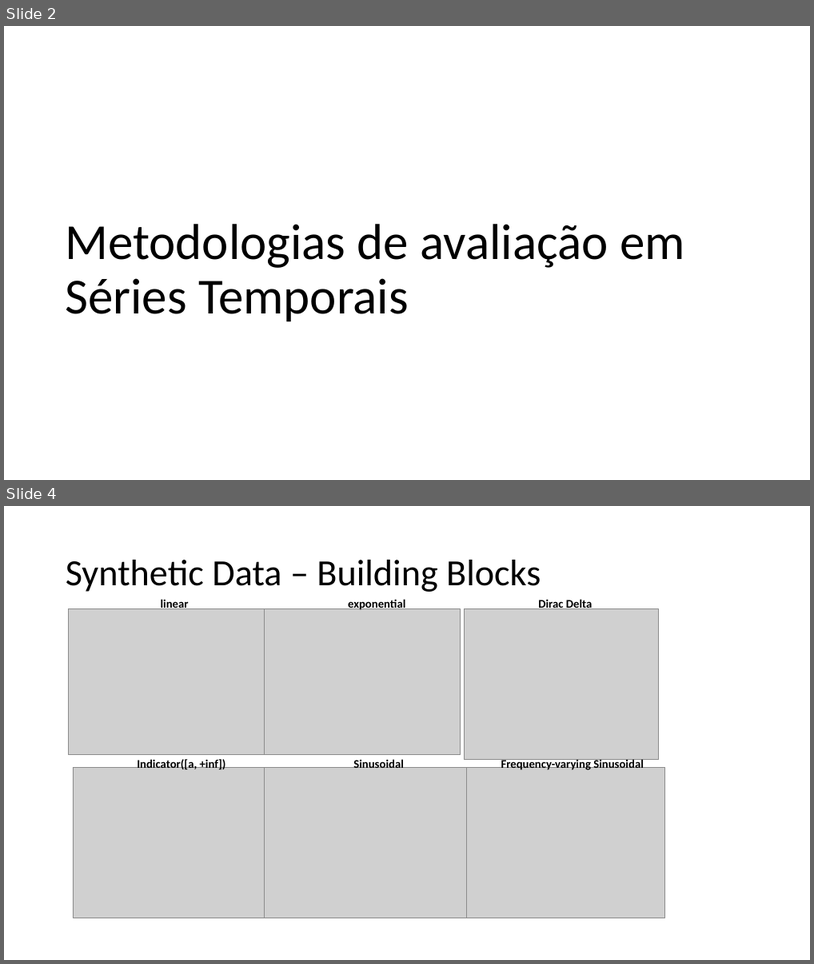
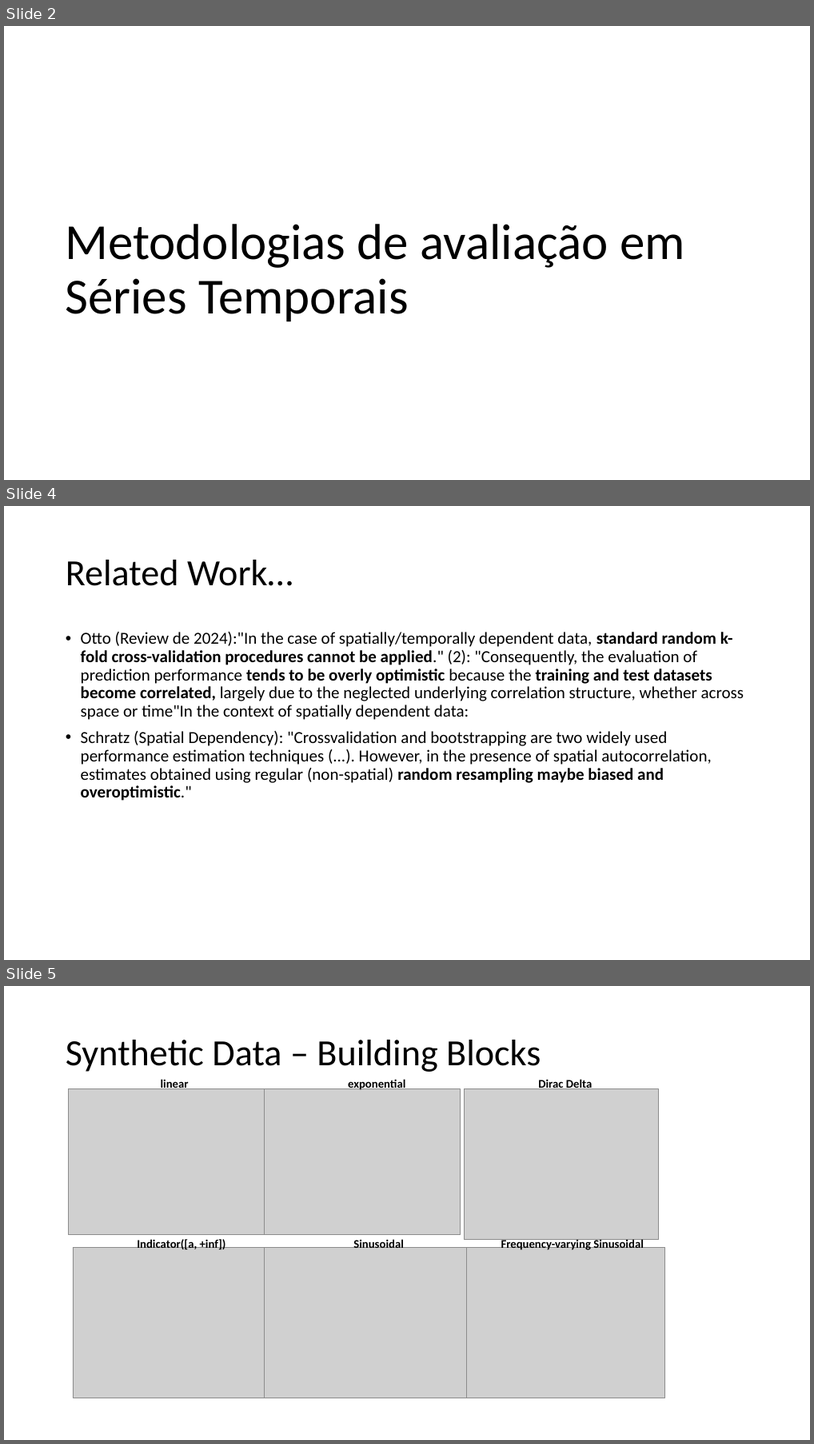
Before and after one commit to MiguelLoureiro98/timecave, a slide deck: papers/.ppt/TimeSeriesCV_11042024.pptx. Shown one above the other, each under a label of ours: slides 2 and 4 before the commit, slides 2, 4 and 5 after it; the slides between them are not shown. The pictures are 814x964 and 814x1444 pixels, drawn with LibreOffice and Linux fonts; fonts in the diff are those of the drawing; grey boxes stand for pictures. Boxes give left, top, right and bottom in pixels: in the first picture for what was removed or moved away, otherwise in the second. Text is boxed around its words. In the diff, an @@ line names an element or a change of style, - is before the commit and + after.

```diff
--- a/papers/.ppt/TimeSeriesCV_11042024.pptx
+++ b/papers/.ppt/TimeSeriesCV_11042024.pptx
@@ slide 4 added at <box>4,506,810,960</box>, background #FFFFFF @@
@@ title added at <box>66,560,293,586</box>, 44 pt, text #000000 @@
+Related Work…
@@ text added at <box>81,632,744,800</box>, 20 pt, text #000000 @@
+• Otto (Review de 2024):"In the case of spatially/temporally dependent data, standard random k-fold cross-validation procedures cannot be applied." (2): "Consequently, the evaluation of prediction performance tends to be overly optimistic because the training and test datasets become correlated, largely due to the neglected underlying correlation structure, whether across space or time"In the context of spatially dependent data:
+• Schratz (Spatial Dependency): "Crossvalidation and bootstrapping are two widely used performance estimation techniques (...). However, in the presence of spatial autocorrelation, estimates obtained using regular (non-spatial) random resampling maybe biased and overoptimistic."
@@ what was slide 4 is now slide 5 @@
```
Also in this commit, not shown: 1 slide changed, 1 other slide added, 7 other files.
